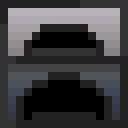
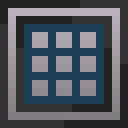
Revision of a layered 128px x 128px image; what changed, layer by layer:
added layer "Layer #6" above "Layer #5" over <box>24,24,104,104</box>
added layer "Layer #3" above "Layer #1" over <box>16,16,112,112</box>
hid "Layer #1" over <box>16,24,128,128</box>
showed "Layer" over <box>8,16,120,120</box>
showed "Layer #2" over <box>8,16,120,120</box>
hid "Machine Side" over <box>8,16,120,120</box>
